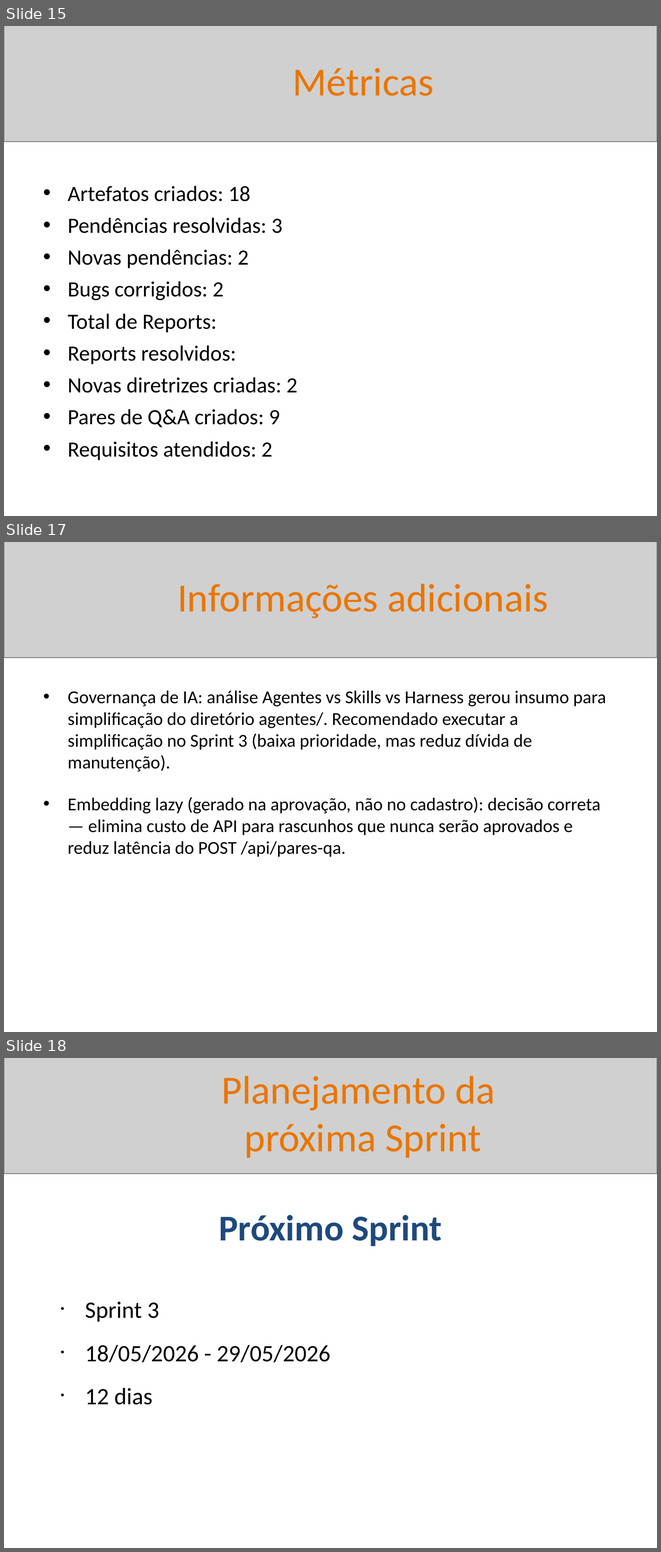
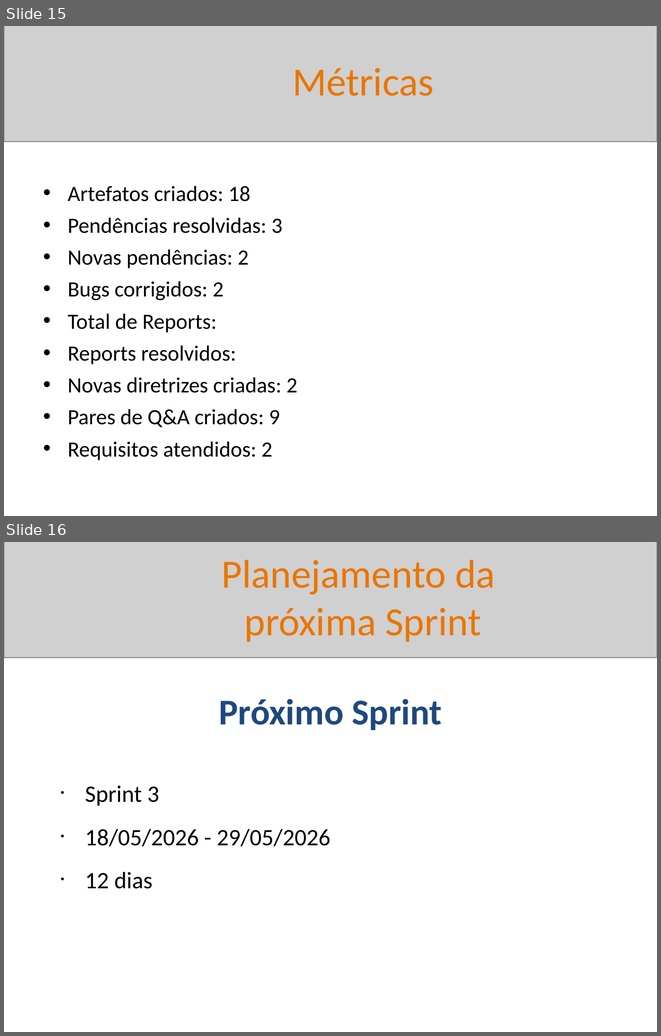
Before and after one commit to BetoFigu66/AgenteAssistenteDeVendas, a slide deck: artefatos/gerente_de_projetos/reports/sprint_02_20260510_Interno.pptx. Shown one above the other, each under a label of ours: slides 15, 17 and 18 before the commit, slides 15 and 16 after it; the slides between them are not shown. The pictures are 661x1552 and 661x1036 pixels, drawn with LibreOffice and Linux fonts; fonts in the diff are those of the drawing; grey boxes stand for pictures. Boxes give left, top, right and bottom in pixels: in the first picture for what was removed or moved away, otherwise in the second. Text is boxed around its words. In the diff, an @@ line names an element or a change of style, - is before the commit and + after.

Commit message:
Evolução do gerente de projetos na geração de sprint report (gráfico de cobertura).

```diff
--- a/artefatos/gerente_de_projetos/reports/sprint_02_20260510_Interno.pptx
+++ b/artefatos/gerente_de_projetos/reports/sprint_02_20260510_Interno.pptx
@@ slide 17 removed at bbox=[4, 542, 657, 1032], background #FFFFFF @@
@@ picture removed at bbox=[4, 542, 657, 658] @@
@@ text removed at bbox=[177, 583, 548, 618] @@
-Informações adicionais
@@ text removed at bbox=[68, 690, 606, 857] @@
-• Governança de IA: análise Agentes vs Skills vs Harness gerou insumo para simplificação do diretório agentes/. Recomendado executar a simplificação no Sprint 3 (baixa prioridade, mas reduz dívida de manutenção).
-• Embedding lazy (gerado na aprovação, não no cadastro): decisão correta — elimina custo de API para rascunhos que nunca serão aprovados e reduz latência do POST /api/pares-qa.
@@ what was slide 18 is now slide 16 @@
```
Also in this commit, not shown: 2 slides changed, 1 other slide removed, 6 other files.
